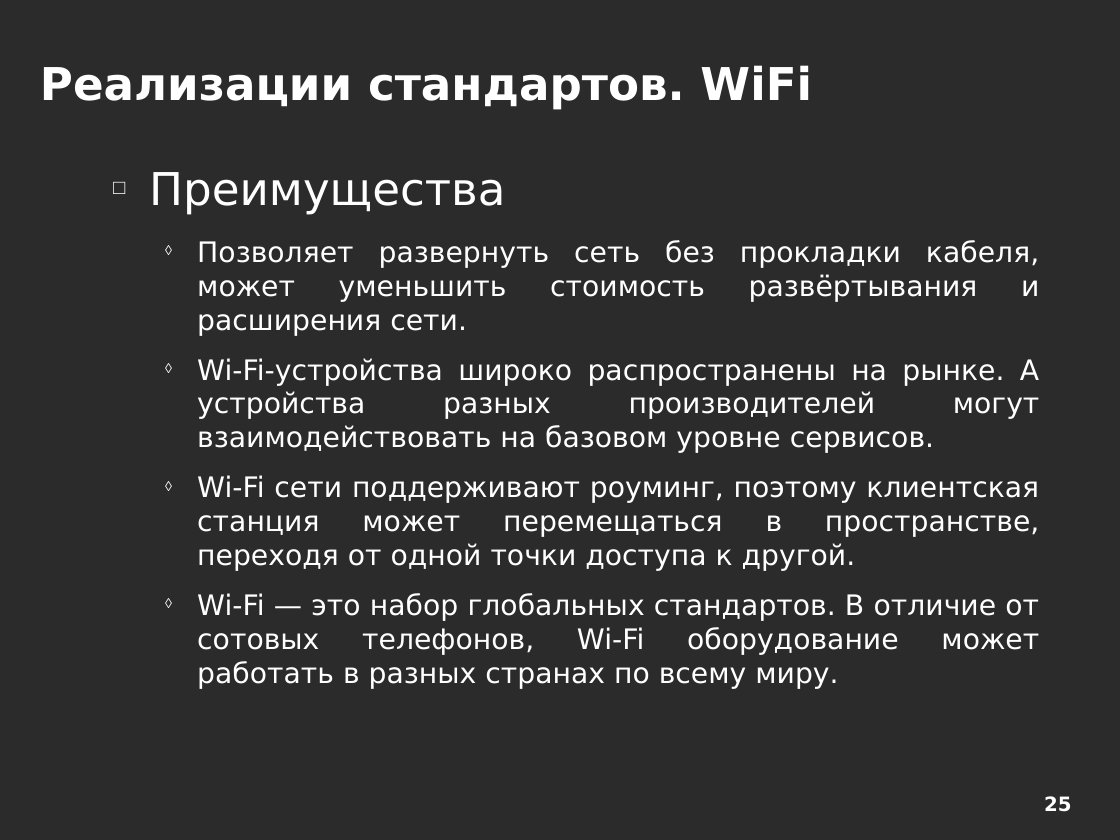
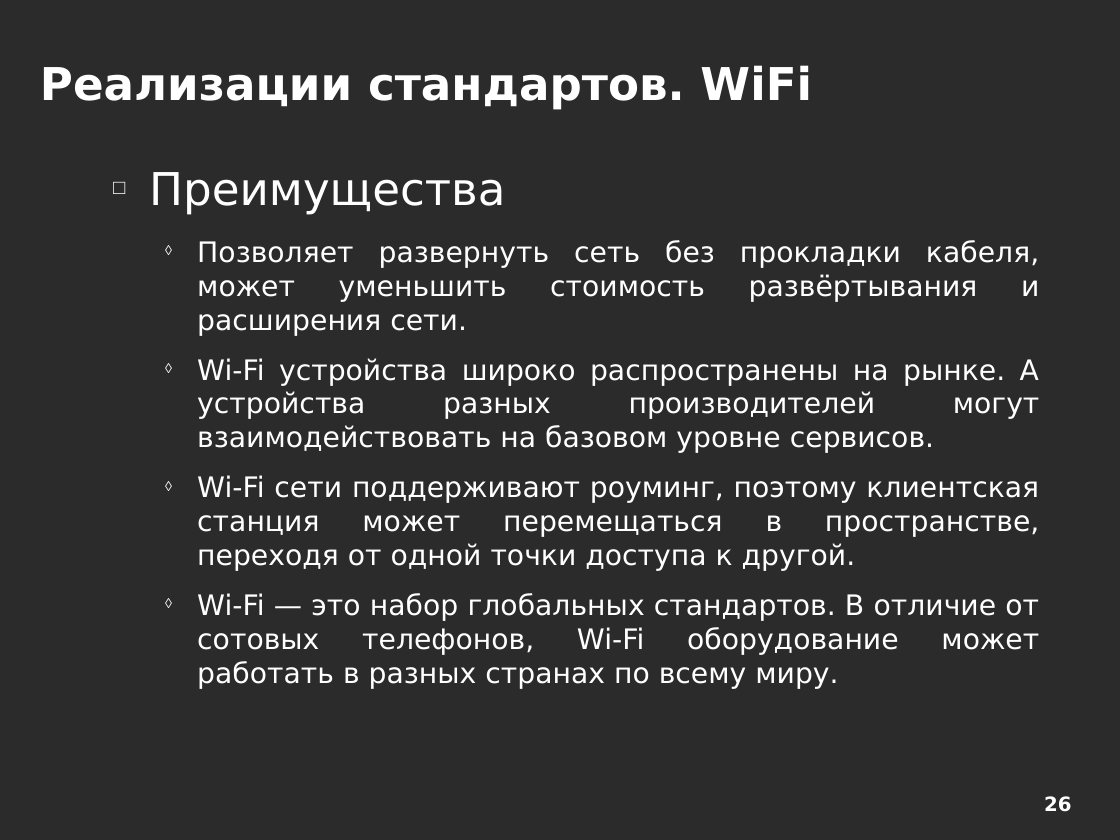
Before and after one commit to aeremenok/a-team-777, a slide deck: slide 26 of 10/smm/doc/eav_wireless.odp (slide 25 before the commit). Drawn at 1120x840 pixels with LibreOffice and Linux fonts; fonts in the diff are those of the drawing; background and template pictures are left out; a plain dark background stands for a picture behind light text. Boxes give left, top, right and bottom in pixels: in the first picture for what was removed or moved away, otherwise in the second. Text is boxed around its words. In the diff, an @@ line names an element or a change of style, - is before the commit and + after.

```diff
--- a/10/smm/doc/eav_wireless.odp
+++ b/10/smm/doc/eav_wireless.odp
@@ text at [197,358,1040,453]: text changed @@
-  ◊ Wi-Fi-устройства широко распространены на рынке. А устройства разных производителей могут взаимодействовать на базовом уровне сервисов.
+  ◊ Wi-Fi устройства широко распространены на рынке. А устройства разных производителей могут взаимодействовать на базовом уровне сервисов.
@@ page number at [1044,796,1071,812]: text changed @@
-25
+26
```
Also in this commit, not shown: 20 other slides changed, 3 slides added, 1 slide removed.
